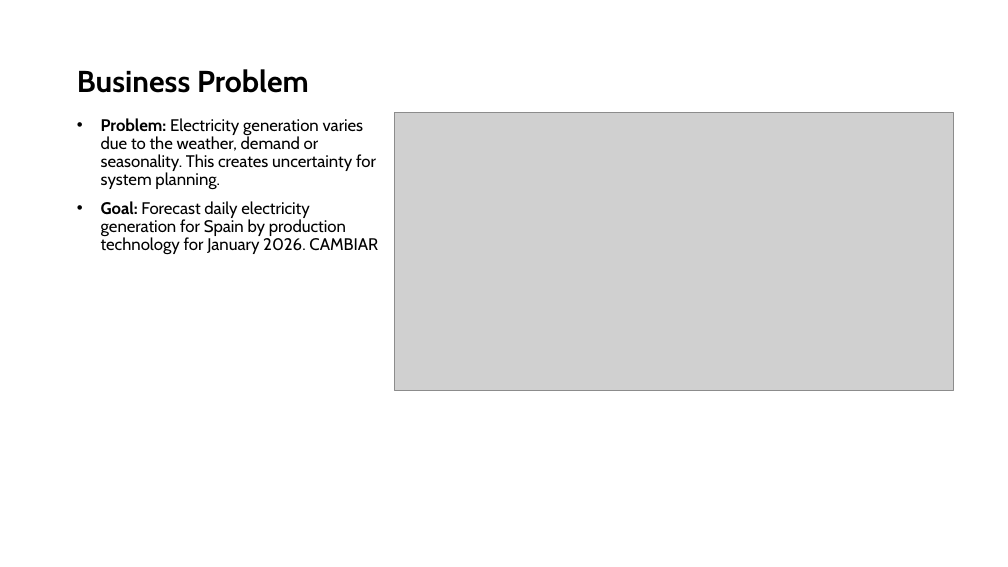
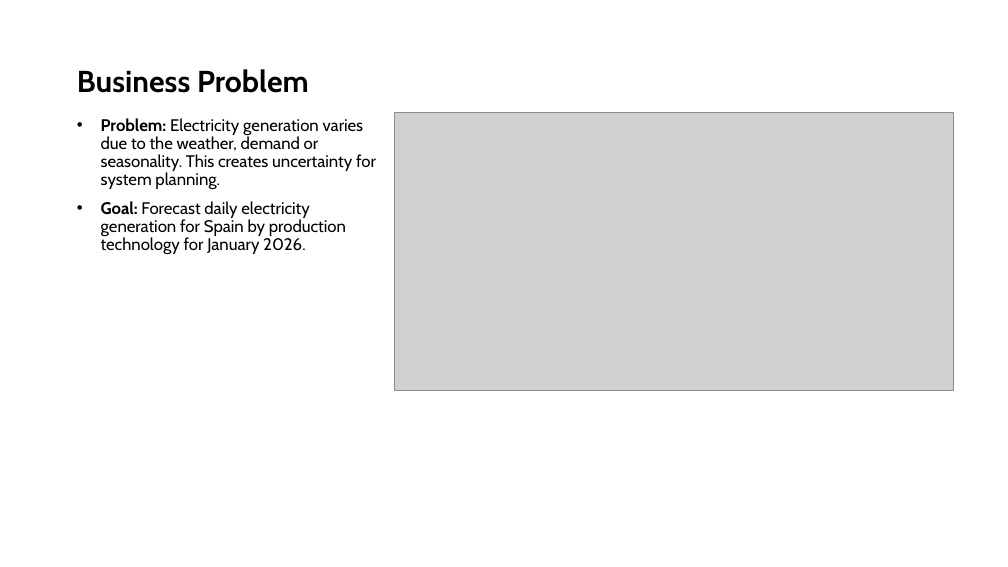
Before and after one commit to mireiamonbu/Spanish-Forecasters-MireiaMontoya-EnriqueRuiz, a slide deck: slide 3 of presentation/CapstonProject.pptx. Drawn at 1008x567 pixels with LibreOffice and Linux fonts; fonts in the diff are those of the drawing; grey boxes stand for pictures. Boxes give left, top, right and bottom in pixels: in the first picture for what was removed or moved away, otherwise in the second. Text is boxed around its words. In the diff, an @@ line names an element or a change of style, - is before the commit and + after.

```diff
--- a/presentation/CapstonProject.pptx
+++ b/presentation/CapstonProject.pptx
@@ text at (101, 201, 346, 254): text changed @@
-• Goal: Forecast daily electricity generation for Spain by production technology for January 2026. CAMBIAR
+• Goal: Forecast daily electricity generation for Spain by production technology for January 2026.
```
Also in this commit, not shown: 3 other slides changed, 31 other files.
